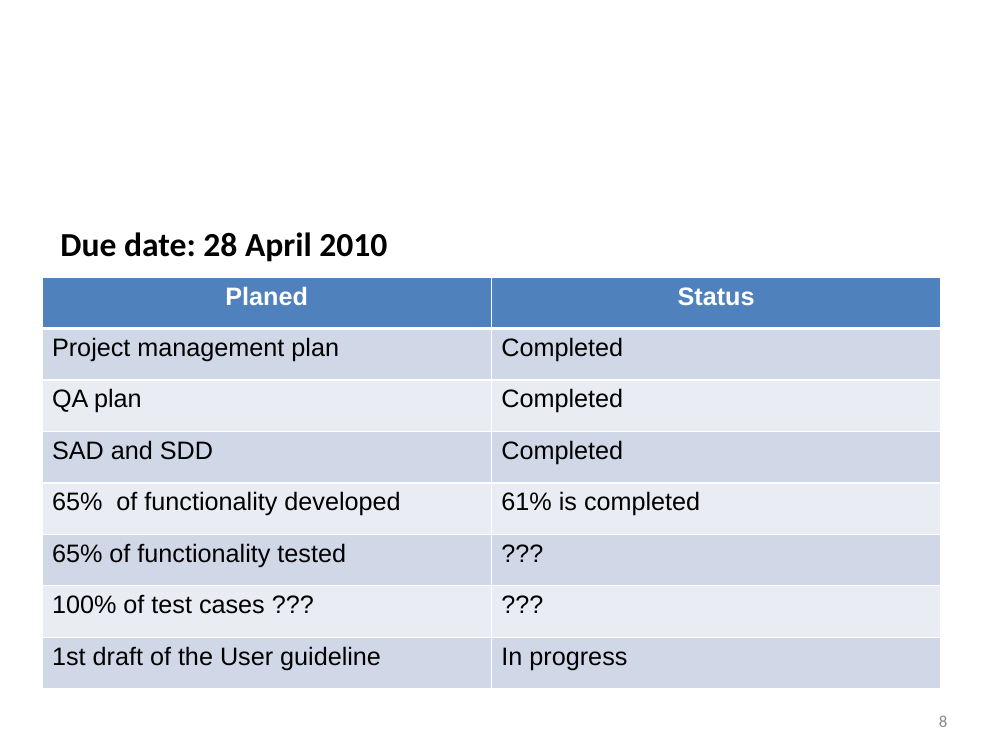
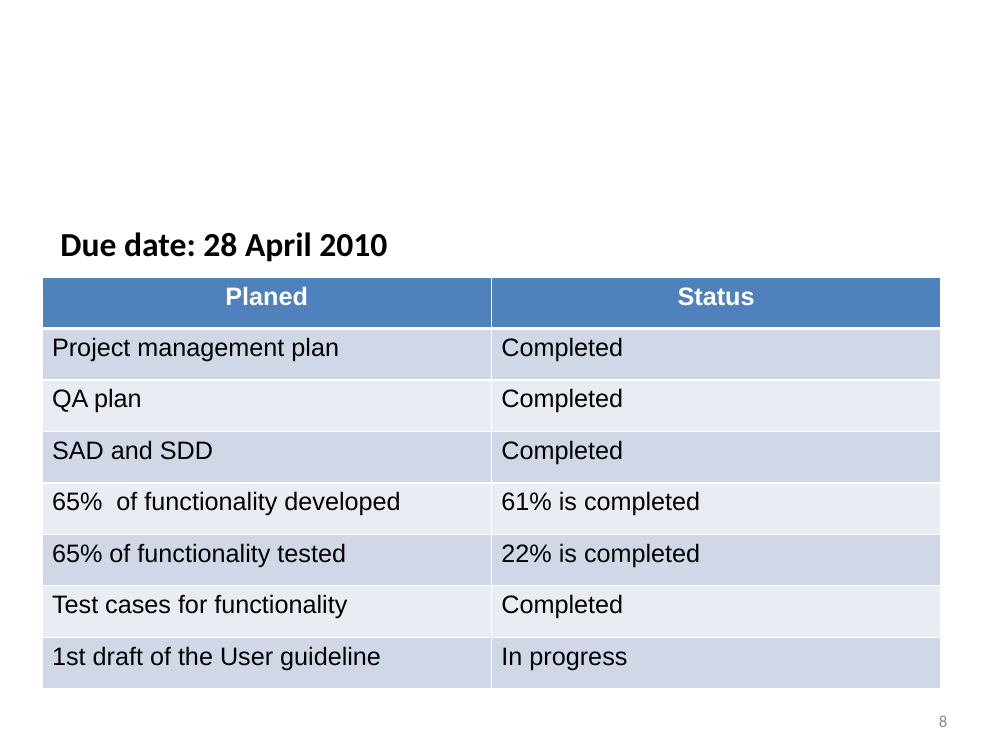
Before and after one commit to soomro/vms_technicalchallenge, a slide deck: slide 8 of DOCS/Presentations/27.04.2010.pptx. Drawn at 1008x756 pixels with LibreOffice and Linux fonts; fonts in the diff are those of the drawing; background and template pictures are left out. Boxes give left, top, right and bottom in pixels: in the first picture for what was removed or moved away, otherwise in the second. Text is boxed around its words. In the diff, an @@ line names an element or a change of style, - is before the commit and + after.

```diff
--- a/DOCS/Presentations/27.04.2010.pptx
+++ b/DOCS/Presentations/27.04.2010.pptx
@@ table at (42, 277, 941, 688) @@
-row 6, column 2: ???
+row 6, column 2: 22% is completed
-row 7, column 1: 100% of test cases ???
+row 7, column 1: Test cases for functionality
-row 7, column 2: ???
+row 7, column 2: Completed
```
Also in this commit, not shown: 1 other slide changed.
